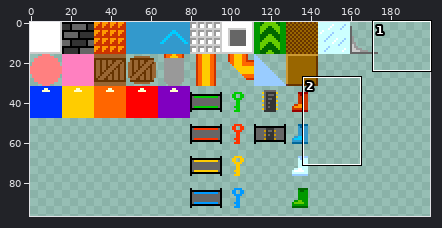
Sprite sheet, stored at roverchip/tiles.png. The picture above shows the old version from afar; the outline marks the close-up.
Close-up. Old version:
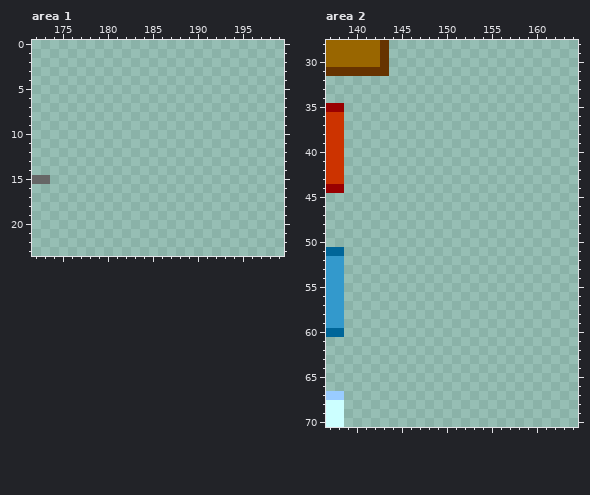
The file is 256x128 pixels. Shown: area 1: x 172..199, y 0..23; area 2: x 137..164, y 28..70. The wide view leaves out empty margins.
The result:
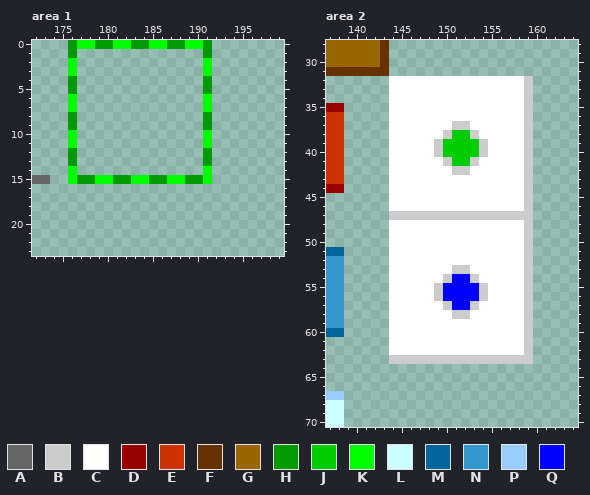
Palette (. is transparent): A #666666  B #cccccc  C #ffffff  D #990000  E #cc3300  F #663300  G #996600  H #009900  J #00cc00  K #00ff00  L #ccffff  M #006699  N #3399cc  P #99ccff  Q #0000ff
Changes in this commit:
--- area 1
@@ x 172..199 @@
- 0 ............................
- 1 ............................
- 2 ............................
- 3 ............................
- 4 ............................
- 5 ............................
- 6 ............................
- 7 ............................
- 8 ............................
- 9 ............................
-10 ............................
-11 ............................
-12 ............................
-13 ............................
-14 ............................
-15 AA..........................
+ 0 ....HKKHHKKHHKKHHKKH........
+ 1 ....H..............H........
+ 2 ....K..............K........
+ 3 ....K..............K........
+ 4 ....H..............H........
+ 5 ....H..............H........
+ 6 ....K..............K........
+ 7 ....K..............K........
+ 8 ....H..............H........
+ 9 ....H..............H........
+10 ....K..............K........
+11 ....K..............K........
+12 ....H..............H........
+13 ....H..............H........
+14 ....K..............K........
+15 AA..KHHKKHHKKHHKKHHK........
 16 ............................
--- area 2
@@ x 137..164 @@
 31 FFFFFFF.....................
-32 ............................
-33 ............................
-34 ............................
-35 DD..........................
-36 EE..........................
-37 EE..........................
-38 EE..........................
-39 EE..........................
-40 EE..........................
-41 EE..........................
-42 EE..........................
-43 EE..........................
-44 DD..........................
-45 ............................
-46 ............................
-47 ............................
-48 ............................
-49 ............................
-50 ............................
-51 MM..........................
-52 NN..........................
-53 NN..........................
-54 NN..........................
-55 NN..........................
-56 NN..........................
-57 NN..........................
-58 NN..........................
-59 NN..........................
-60 MM..........................
-61 ............................
-62 ............................
-63 ............................
+32 .......CCCCCCCCCCCCCCCB.....
+33 .......CCCCCCCCCCCCCCCB.....
+34 .......CCCCCCCCCCCCCCCB.....
+35 DD.....CCCCCCCCCCCCCCCB.....
+36 EE.....CCCCCCCCCCCCCCCB.....
+37 EE.....CCCCCCCBBCCCCCCB.....
+38 EE.....CCCCCCBJJBCCCCCB.....
+39 EE.....CCCCCBJJJJBCCCCB.....
+40 EE.....CCCCCBJJJJBCCCCB.....
+41 EE.....CCCCCCBJJBCCCCCB.....
+42 EE.....CCCCCCCBBCCCCCCB.....
+43 EE.....CCCCCCCCCCCCCCCB.....
+44 DD.....CCCCCCCCCCCCCCCB.....
+45 .......CCCCCCCCCCCCCCCB.....
+46 .......CCCCCCCCCCCCCCCB.....
+47 .......BBBBBBBBBBBBBBBB.....
+48 .......CCCCCCCCCCCCCCCB.....
+49 .......CCCCCCCCCCCCCCCB.....
+50 .......CCCCCCCCCCCCCCCB.....
+51 MM.....CCCCCCCCCCCCCCCB.....
+52 NN.....CCCCCCCCCCCCCCCB.....
+53 NN.....CCCCCCCBBCCCCCCB.....
+54 NN.....CCCCCCBQQBCCCCCB.....
+55 NN.....CCCCCBQQQQBCCCCB.....
+56 NN.....CCCCCBQQQQBCCCCB.....
+57 NN.....CCCCCCBQQBCCCCCB.....
+58 NN.....CCCCCCCBBCCCCCCB.....
+59 NN.....CCCCCCCCCCCCCCCB.....
+60 MM.....CCCCCCCCCCCCCCCB.....
+61 .......CCCCCCCCCCCCCCCB.....
+62 .......CCCCCCCCCCCCCCCB.....
+63 .......BBBBBBBBBBBBBBBB.....
 64 ............................
Changed places in both close-ups, as pixel boxes (x1, y1, x2, y2):
added: (68, 40, 212, 184)
added: (389, 76, 533, 364)
